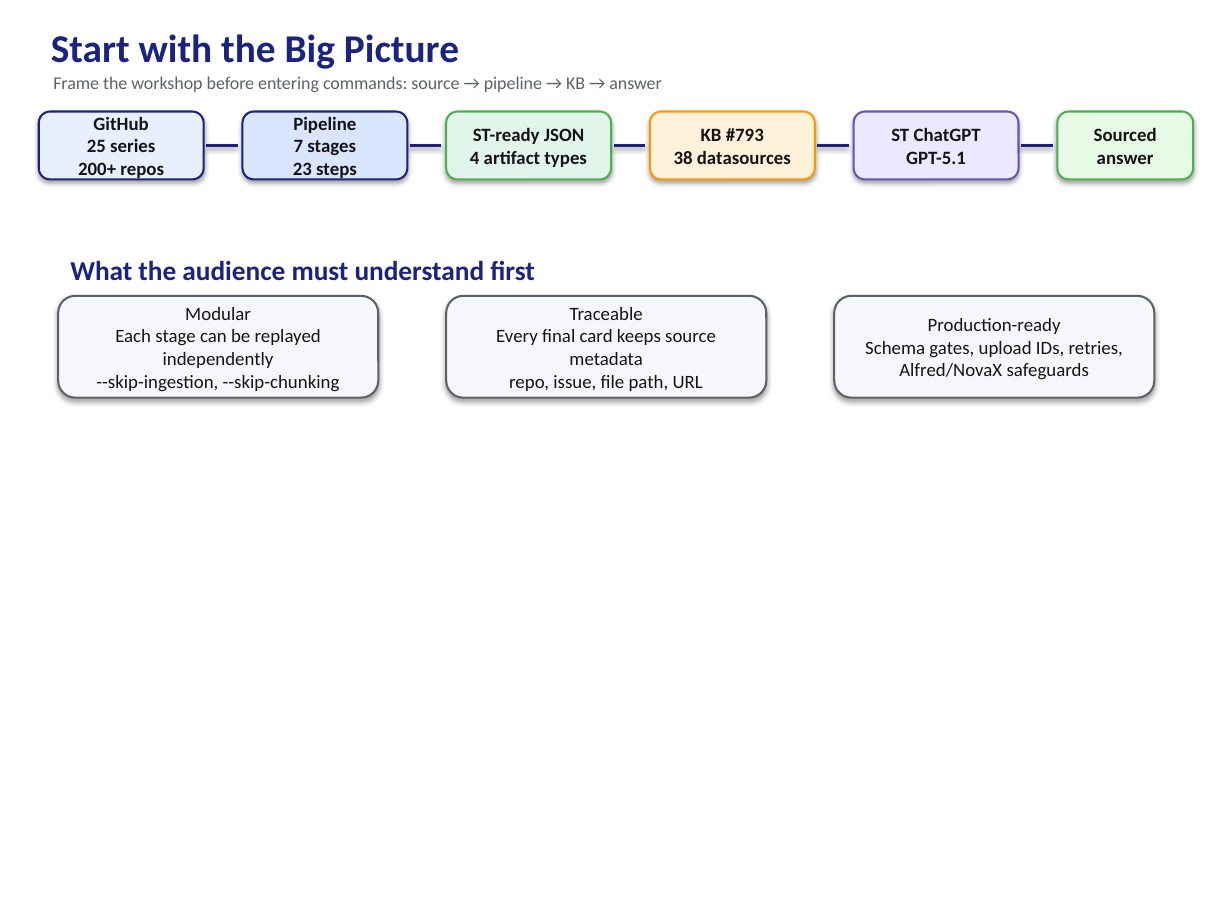
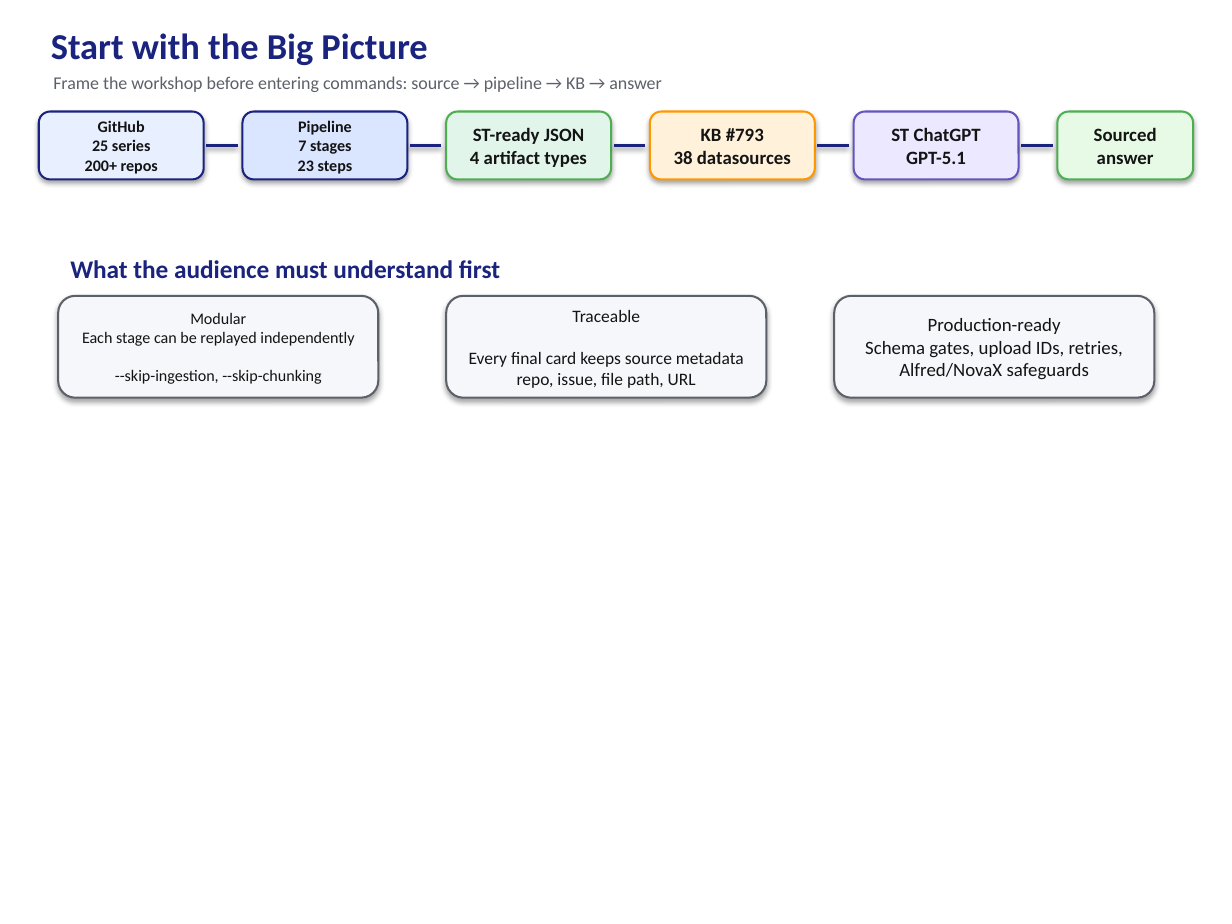
Before and after one commit to ALABSTM/stm32cube-gh-kb-pipeline, a slide deck: slide 10 of docs/Atelier_Pratique_Pipeline_STM32Cube_improved.pptx. Drawn at 1232x924 pixels with LibreOffice and Linux fonts; fonts in the diff are those of the drawing. Boxes give left, top, right and bottom in pixels: in the first picture for what was removed or moved away, otherwise in the second. Text is boxed around its words. In the diff, an @@ line names an element or a change of style, - is before the commit and + after.

```diff
--- a/docs/Atelier_Pratique_Pipeline_STM32Cube_improved.pptx
+++ b/docs/Atelier_Pratique_Pipeline_STM32Cube_improved.pptx
@@ text "Start with the Big Picture" at [51,33,427,65]: size 23 to 21.3 pt @@
@@ rounded rectangle "GitHub 25 series 200+ repos" at [38,112,203,180]: size 11 to 9.3 pt @@
@@ rounded rectangle "Pipeline 7 stages 23 steps" at [243,112,408,180]: size 11 to 9.3 pt @@
@@ text "What the audience must understand ..." at [70,260,500,278]: size 16 to 14.8 pt @@
@@ text in rounded rectangle at [82,313,354,384]: text changed; size 11 to 9.3 pt @@
-Modular
-Each stage can be replayed independently
---skip-ingestion, --skip-chunking
+Modular
+Each stage can be replayed independently
+--skip-ingestion, --skip-chunking
@@ text in rounded rectangle at [469,310,744,388]: text changed; size 11 to 10.2 pt @@
-Traceable
-Every final card keeps source metadata
-repo, issue, file path, URL
+Traceable
+Every final card keeps source metadata
+repo, issue, file path, URL
```
Also in this commit, not shown: 5 other slides changed, 4 other files.
